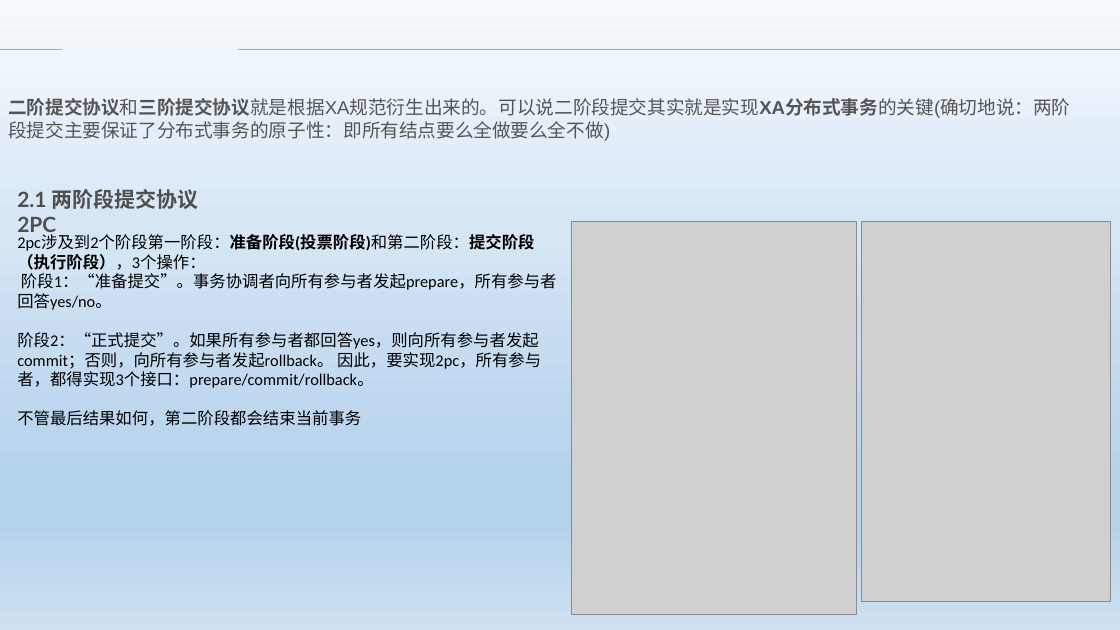
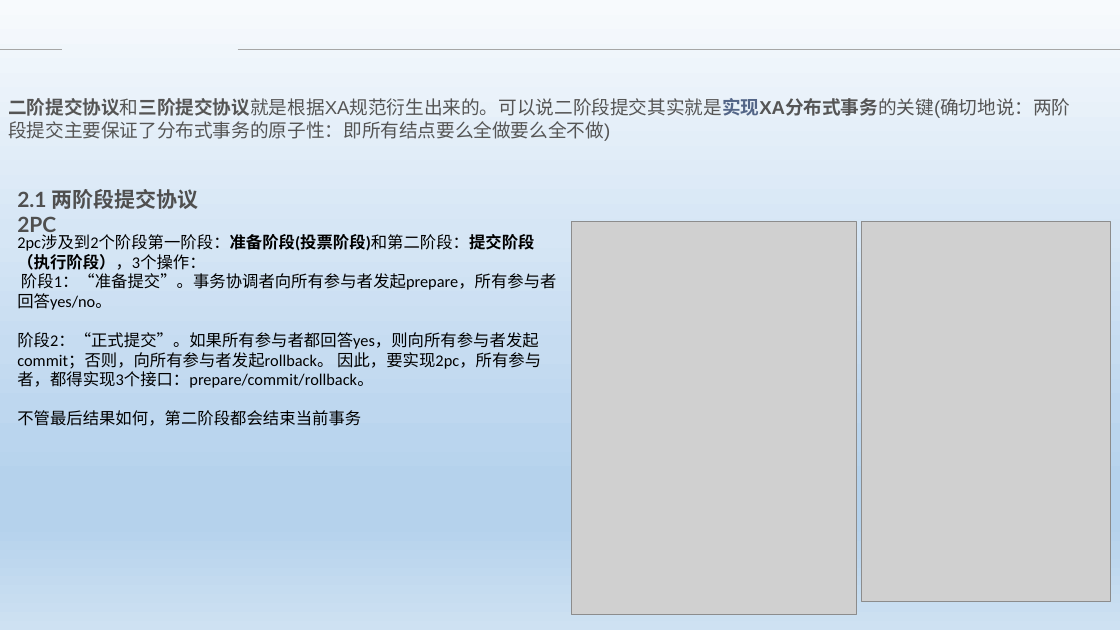
Before and after one commit to Heffie199/zhao_Note, a slide deck: slide 14 of 分布式事务的解决方案 .pptx. Drawn at 1120x630 pixels with LibreOffice and Linux fonts; fonts in the diff are those of the drawing; grey boxes stand for pictures; background and template pictures are left out. Boxes give left, top, right and bottom in pixels: in the first picture for what was removed or moved away, otherwise in the second. Text is boxed around its words. In the diff, an @@ line names an element or a change of style, - is before the commit and + after.

```diff
--- a/分布式事务的解决方案 .pptx
+++ b/分布式事务的解决方案 .pptx
@@ text "二阶提交协议和三阶提交协议就是根据XA规范衍生出来的。可以说二阶段提交其实就是实现XA分布式事务的关键(确切地说：两阶段 ..." at (8,98,1070,141): text colour #555555 to #536587, bold on in "二阶提交协议和三阶提交协议就是根据XA规范衍生出来的。可以说二阶段提交其实就是实现XA分布式事务的关键(确切地说：两阶段 ..." @@
```
Also in this commit, not shown: 11 other slides changed, 1 slide removed.
